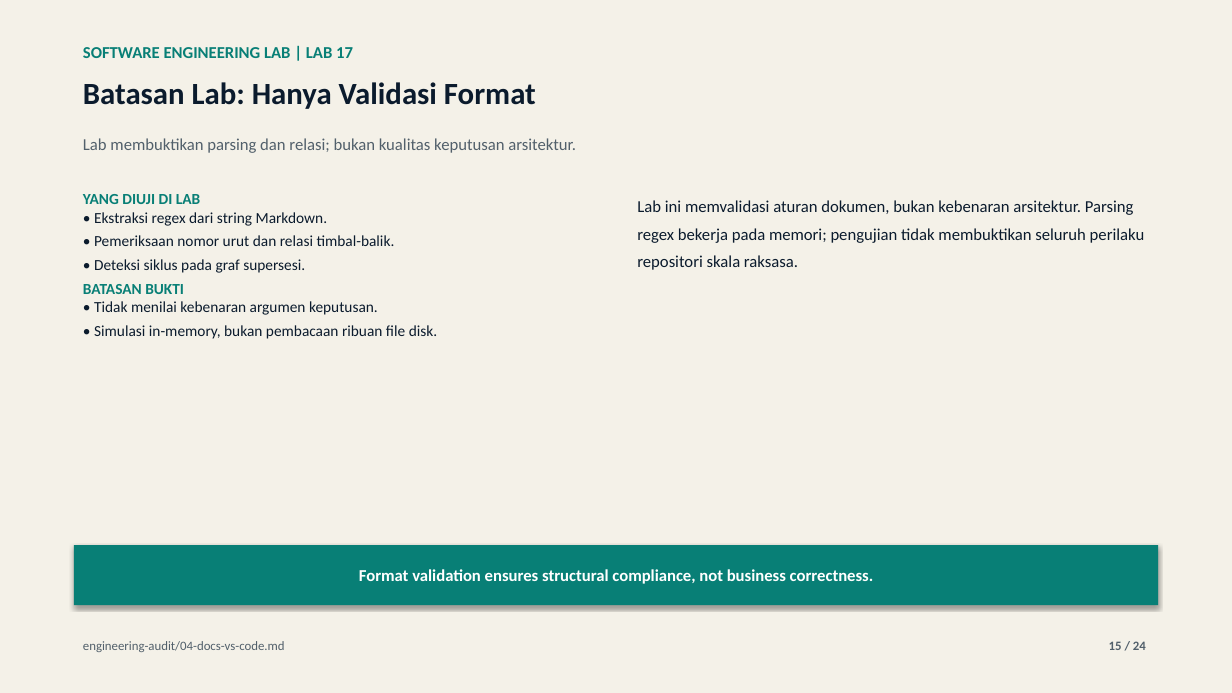
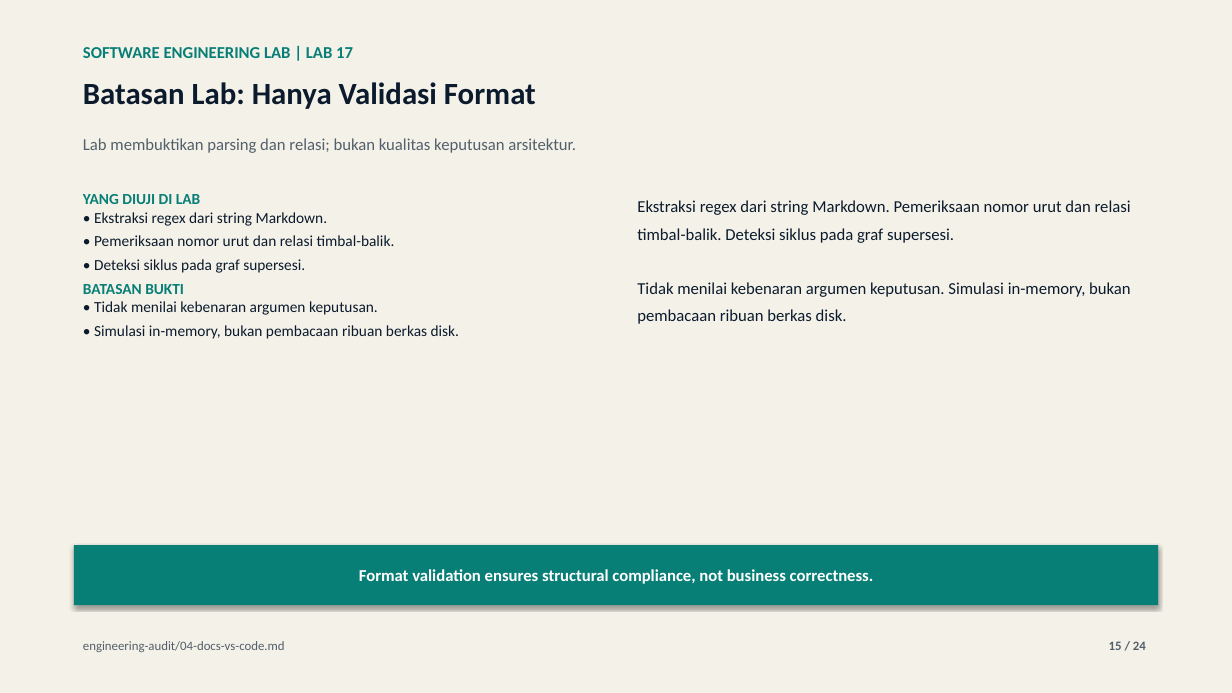
Before and after one commit to lukman-ss/software-engineering-lab, a slide deck: slide 15 of labs/17-architecture-decision-record/result/linkedin/lab-17-architecture-decision-record-carousel.pptx. Drawn at 1232x693 pixels with LibreOffice and Linux fonts; fonts in the diff are those of the drawing. Boxes give left, top, right and bottom in pixels: in the first picture for what was removed or moved away, otherwise in the second. Text is boxed around its words. In the diff, an @@ line names an element or a change of style, - is before the commit and + after.

```diff
--- a/labs/17-architecture-decision-record/result/linkedin/lab-17-architecture-decision-record-carousel.pptx
+++ b/labs/17-architecture-decision-record/result/linkedin/lab-17-architecture-decision-record-carousel.pptx
@@ text at [637,200,1131,324]: text changed @@
-Lab ini memvalidasi aturan dokumen, bukan kebenaran arsitektur. Parsing regex bekerja pada memori; pengujian tidak membuktikan seluruh perilaku repositori skala raksasa.
+Ekstraksi regex dari string Markdown. Pemeriksaan nomor urut dan relasi timbal-balik. Deteksi siklus pada graf supersesi.
+Tidak menilai kebenaran argumen keputusan. Simulasi in-memory, bukan pembacaan ribuan berkas disk.
@@ text at [94,325,459,339]: text changed @@
-• Simulasi in-memory, bukan pembacaan ribuan file disk.
+• Simulasi in-memory, bukan pembacaan ribuan berkas disk.
```
Also in this commit, not shown: 16 other slides changed, 4 other files.
